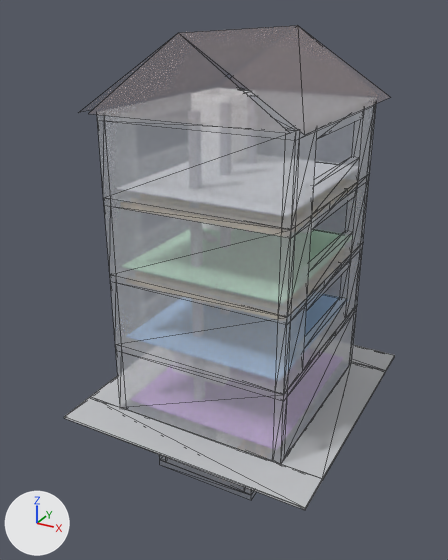
Before and after pictures for a commit that changed the glTF model arch-model/house.glb.
Both versions are drawn from a camera (50 mm lens) standing at (13.24, -23.32, 16.63) and looking at (3.3, -5.24, 7.59). Every picture has the same lights, and +X, +Y and +Z are marked at lower left. The first picture is the older version. Mesh edges are drawn as thin lines. Vertices at exactly the same position are counted once.

Names of what the first picture shows: 'Roof', 'RoomPads', 'Shell', 'Site', 'Slabs'.
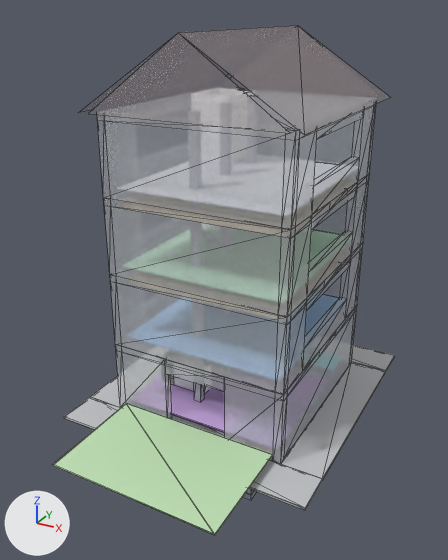
Location of each change, (x1, y1, x2, y2) in pixels of the pictures (448 x 560 px; the box of a moved part takes in the faces that stretch with it):
'RoomPads', reshaped: before (305, 161, 340, 336); after (53, 161, 340, 535)
'Features', reshaped (not visible before): after (170, 95, 314, 401)
part 1 of me_shell, moved or reshaped: (110, 242, 363, 464) in both
part 2 of me_roompads, added (green): after (53, 403, 273, 535)
part 3 of me_features, cut back (mostly hidden): after (170, 375, 210, 392)

The change, as a diff of the scene's bpy script:
```diff
--- a/arch-model/house.glb.py
+++ b/arch-model/house.glb.py
@@ mat_room_wc1 @@
+mat_room_wc1 = principled_material('room:wc1')
+mat_room_wc1.base_color = (0.4, 0.8, 0.86)  # cyan #aae7ef
+mat_room_wc1.roughness = 0.85
@@ mat_room_eg_room @@
+mat_room_eg_room = principled_material('room:eg_room')
+mat_room_eg_room.base_color = (0.52, 0.42, 0.72)  # purple #bfaddd
+mat_room_eg_room.roughness = 0.85
@@ mat_room_eg_lift @@
+mat_room_eg_lift = principled_material('room:eg_lift')
+mat_room_eg_lift.base_color = (0.8, 0.78, 0.4)  # beige #e7e5aa
+mat_room_eg_lift.roughness = 0.85
@@ mat_room_wc2 @@
+mat_room_wc2 = principled_material('room:wc2')
+mat_room_wc2.base_color = (0.4, 0.8, 0.86)  # cyan #aae7ef
+mat_room_wc2.roughness = 0.85
@@ mat_room_outdoor @@
+mat_room_outdoor = principled_material('room:outdoor')
+mat_room_outdoor.base_color = (0.55, 0.78, 0.48)  # green #c4e5b8
+mat_room_outdoor.roughness = 0.85
@@ me_shell @@
 me_shell.from_pydata(...)  # 176 vertices, 446 faces; spans x 0.0..6.8, y -7.6..0.0, z 0.0..13.6
 # used by ob_shell; location = (0.0, 0.0, 0.0)
+# me_shell part 1: 23 of 176 vertices moved; they spanned x 0.0..6.8, y -7.6..0.0, z 2.4..5.2 and now span x 0.0..6.8, y -7.6..0.0, z 2.4..5.2; mean shift (0.08, -3.81, 0.0); largest move (6.8, -0.3, 2.4) -> (2.2, -7.3, 5.2)
 me_shell.materials.append(mat_shell)
@@ me_roompads @@
 # used by ob_roompads; location = (0.0, 0.0, 0.0)
-me_roompads.from_pydata(...)  # 68 vertices, 120 faces; spans x 0.3..6.5, y -7.3..-0.3, z 0.25..11.09
+me_roompads.from_pydata(...)  # 106 vertices, 168 faces; spans x 0.3..6.5, y -11.6..-0.3, z 0.25..11.09
+# me_roompads part 2: a new loose piece, a box spanning x 0.3..6.5, y -11.6..-7.6, z 2.658..2.698, in mat_room_outdoor (green #c4e5b8)
+# other edits to the shape of me_roompads do not show in these pictures
 me_roompads.materials.append(mat_room_keller)
@@ me_roompads @@
 me_roompads.materials.append(mat_room_og3)
+me_roompads.materials.append(mat_room_eg_room)  # purple #bfaddd
+me_roompads.materials.append(mat_room_outdoor)  # green #c4e5b8
+me_roompads.materials.append(mat_room_eg_lift)  # beige #e7e5aa
+me_roompads.materials.append(mat_room_wc1)  # cyan #aae7ef
+me_roompads.materials.append(mat_room_wc2)  # cyan #aae7ef
@@ me_features @@
 # used by ob_features; location = (0.0, 0.0, 0.0)
-me_features.from_pydata(...)  # 144 vertices, 216 faces; spans x 0.6..4.8, y -6.1..-0.3, z 0.25..13.6
+me_features.from_pydata(...)  # 150 vertices, 228 faces; spans x 0.6..4.8, y -6.1..-0.3, z 0.25..13.6
+# me_features part 3
+# 2 vertices are removed from x 0.6, y -4.8, z 2.65..3.75
+# 6 faces are deleted
+# 6 vertices move from x 0.6..3.0, y -4.8..-4.2, z 2.65..3.75 to x 0.6..1.2, y -5.6..-3.0, z 2.65..3.75
+# 8 vertices are added at x 0.6..2.6, y -5.6..-5.0, z 2.65..3.75
+# 18 new faces join them, mat_appli (white #eff1f6)
 me_features.materials.append(mat_column)
```
